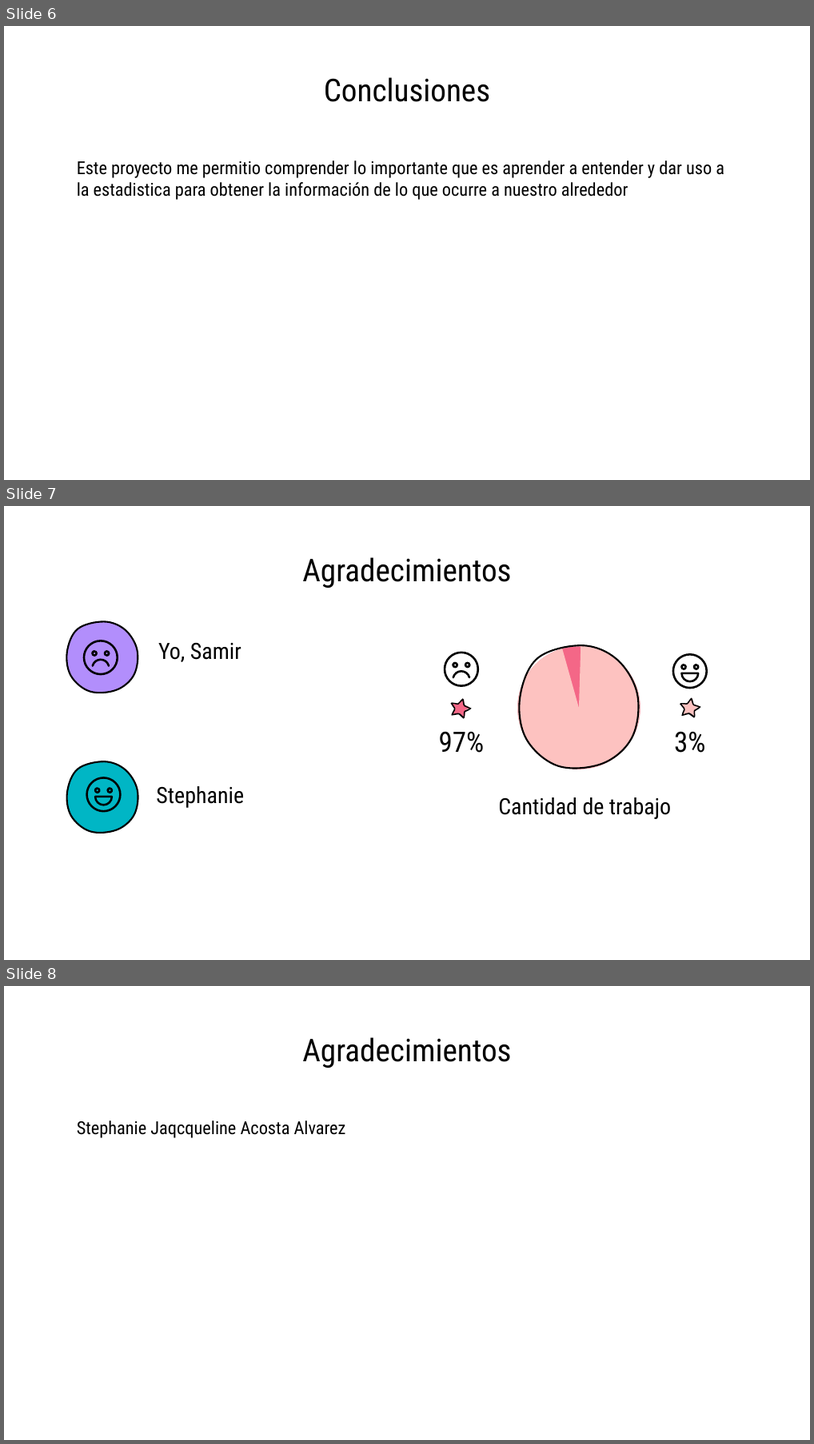
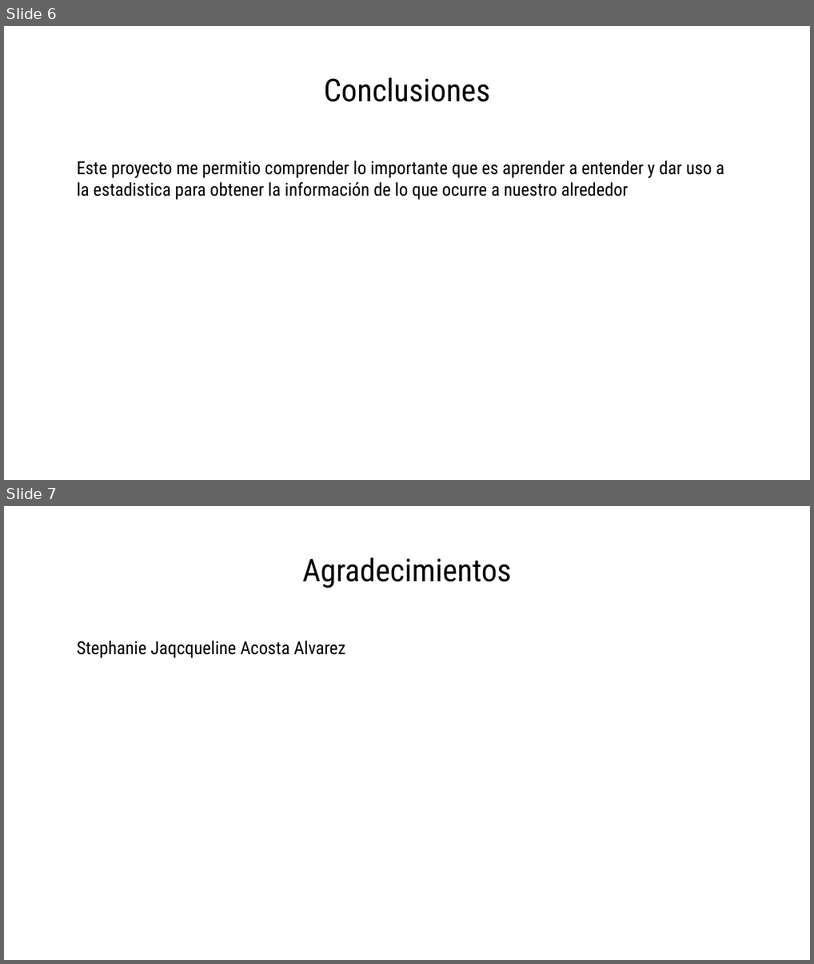
Before and after one commit to kopolo435/ProyectoEstadistica, a slide deck: presentacion.pptx. Shown one above the other, each under a label of ours: slides 6, 7 and 8 before the commit, slides 6 and 7 after it. The pictures are 814x1444 and 814x964 pixels, drawn with LibreOffice and Linux fonts; fonts in the diff are those of the drawing. Boxes give left, top, right and bottom in pixels: in the first picture for what was removed or moved away, otherwise in the second. Text is boxed around its words. In the diff, an @@ line names an element or a change of style, - is before the commit and + after.

Commit message:
Modifica powerpoint

```diff
--- a/presentacion.pptx
+++ b/presentacion.pptx
@@ slide 7 removed at box(4, 506, 810, 960), background #FFFFFF @@
@@ title removed at box(302, 557, 511, 588) @@
-Agradecimientos
@@ freeform shape removed at box(67, 621, 138, 692) @@
@@ text removed at box(158, 642, 242, 662) @@
-Yo, Samir
@@ ellipse removed at box(518, 646, 640, 769) @@
@@ pie slice (boxed as its full ellipse) removed at box(518, 646, 640, 769) @@
@@ freeform shape removed at box(519, 645, 638, 768) @@
@@ group removed at box(83, 640, 118, 676): 4 freeform shapes @@
@@ group removed at box(443, 651, 479, 687): 4 freeform shapes @@
@@ group removed at box(673, 653, 708, 689): 4 freeform shapes @@
@@ freeform shape removed at box(448, 695, 474, 721) @@
@@ freeform shape removed at box(448, 696, 473, 720) @@
@@ freeform shape removed at box(677, 696, 702, 720) @@
@@ freeform shape removed at box(678, 696, 702, 719) @@
@@ text removed at box(439, 731, 485, 752) @@
-97%
@@ text removed at box(674, 731, 706, 752) @@
-3%
@@ freeform shape removed at box(67, 762, 138, 832) @@
@@ text removed at box(156, 786, 244, 808) @@
-Stephanie
@@ group removed at box(86, 776, 122, 812): 4 freeform shapes @@
@@ text removed at box(498, 797, 671, 819) @@
-Cantidad de trabajo
@@ what was slide 8 is now slide 7 @@
```
